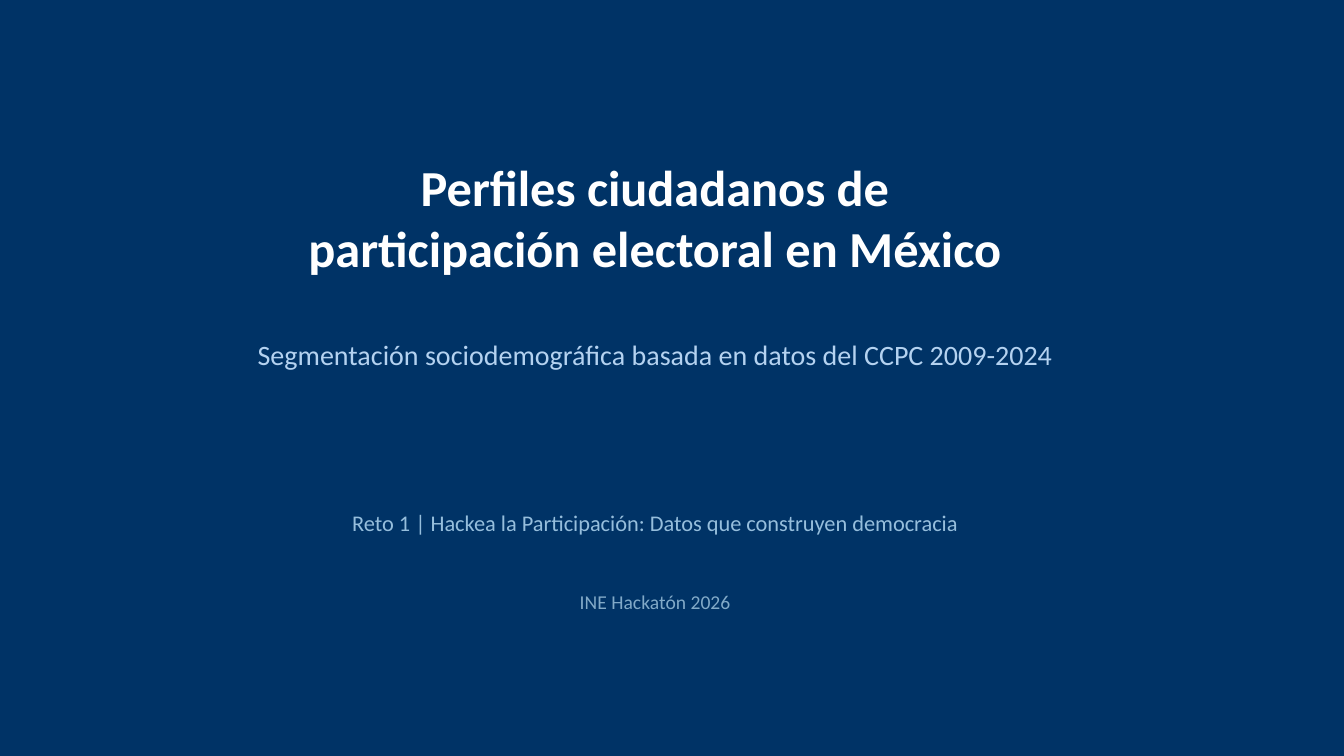
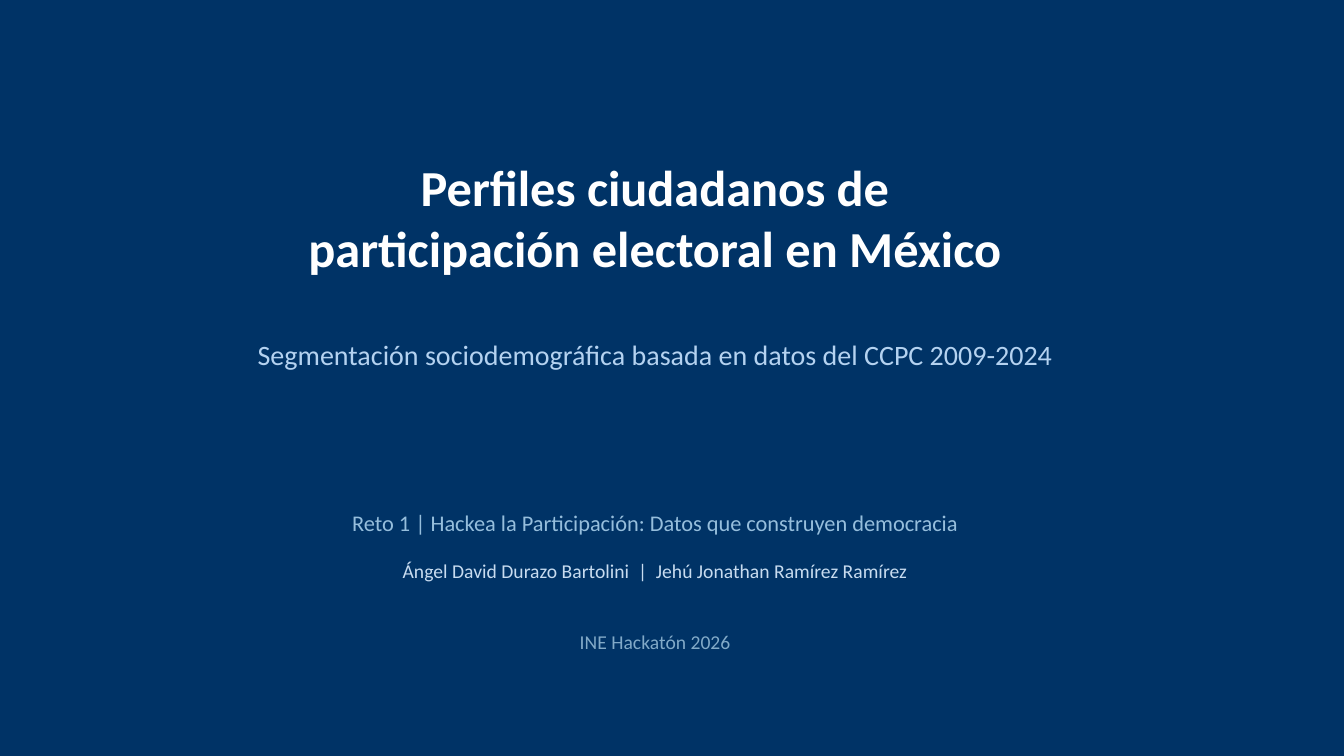
Before and after one commit to GuIsTyping/INE_HACKATHON, a slide deck: slide 1 of DATA/DOCS/presentacion_ejecutiva.pptx. Drawn at 1344x756 pixels with LibreOffice and Linux fonts; fonts in the diff are those of the drawing. Boxes give left, top, right and bottom in pixels: in the first picture for what was removed or moved away, otherwise in the second. Text is boxed around its words. In the diff, an @@ line names an element or a change of style, - is before the commit and + after.

```diff
--- a/DATA/DOCS/presentacion_ejecutiva.pptx
+++ b/DATA/DOCS/presentacion_ejecutiva.pptx
@@ text added at bbox=[403, 562, 907, 582], 14 pt, text #C8DCF0 @@
+Ángel David Durazo Bartolini | Jehú Jonathan Ramírez Ramírez
@@ text "INE Hackatón 2026": place and size @@
-text "INE Hackatón 2026" at bbox=[580, 595, 731, 609]
+text "INE Hackatón 2026" at bbox=[580, 635, 731, 649]
```
Also in this commit, not shown: 2 other files.
